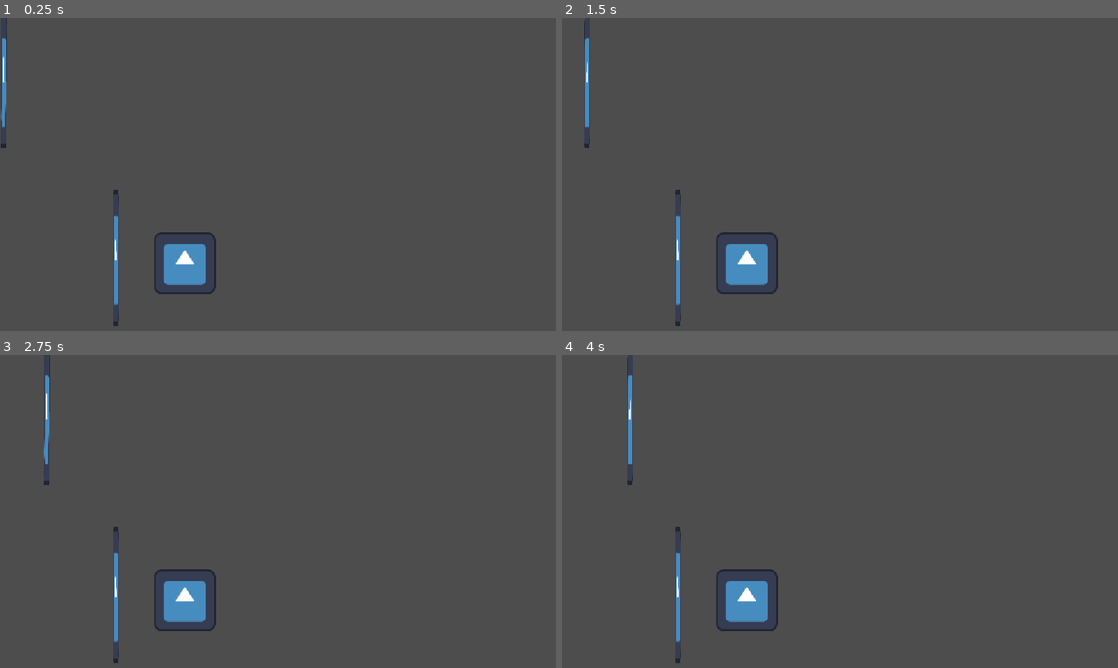
Above: before the commit, frames 1-4 (two rows, left to right).
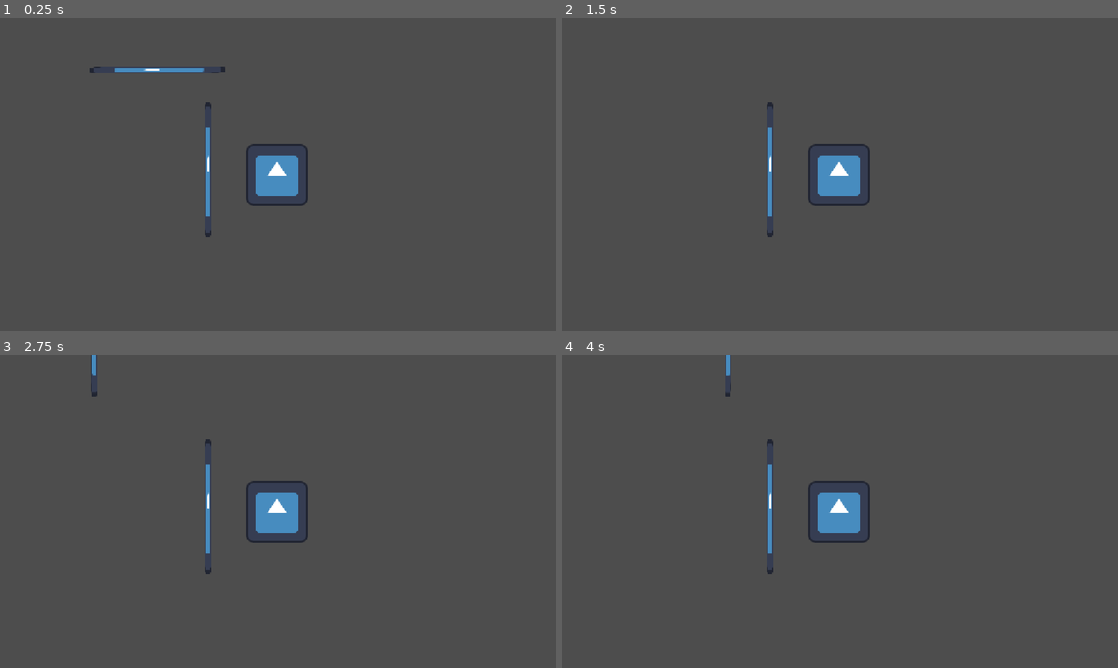
Above: after the commit, the same moments.

Repository: Chickenhatter/horizon-get-to-class
Game: Godot game, scene res://scenes/getting_to.tscn
Two runs of this game, one before a commit and one after it. Both use one fixed random seed, a clock stepped at 60 frames per second and the inputs below. The project has no main scene, so this scene is started directly. The engine's default icon, where the game draws it, is replaced by a stand-in: a white triangle on a blue panel in a dark square.
Inputs (mouse positions are in pixels of both pictures, inside the frame that each line leads up to):
- Up to frame 1 (0.25 s): no input
- Up to frame 2 (1.5 s): tap Enter at 0.5 s; move the mouse to (962, 158) at 0.52 s; hold Right 0.53-1.28 s; tap Alt at 0.6 s; click (962, 158) at 0.67 s; move the mouse to (728, 190) at 1.27 s; hold Down from 1.28 s (still down); tap Shift at 1.35 s
- Up to frame 3 (2.75 s): move the mouse to (333, 442) at 2.02 s; release Down at 2.03 s; hold Right from 2.03 s (still down); tap Alt at 2.1 s
- Up to frame 4 (4 s): move the mouse to (812, 574) at 2.77 s; release Right at 2.78 s; hold Up 2.78-3.53 s; tap Shift at 2.85 s; click (812, 574) at 2.92 s; move the mouse to (1006, 558) at 3.52 s; hold Left from 3.53 s (still down); tap Alt at 3.6 s

The runs differ from the first frame. In frame 1, 3.5% of the frame differs, in the area x 0-56%, y 0-99%; in frame 2, 3.2%; in frame 3, 3.3%; in frame 4, 3.3%.

Commit message:
1hr 31 started work on code for deciding class

Diff:
--- a/code/character.gd
+++ b/code/character.gd
@@ -5,7 +5,6 @@
 const JUMP_VELOCITY = -400.0
 var direct = "none"
 func _physics_process(delta: float) -> void:
-	$"../../Node2D/Path2D/PathFollow2D".progress_ratio += delta/100
 	var movement = Vector2.ZERO
 	if Input.is_action_pressed('ui_w'):
 		movement = Vector2.UP.rotated(deg_to_rad(rotation_degrees))
--- /dev/null
+++ b/code/classes_decider.gd
@@ -0,0 +1,107 @@
+extends Node2D
+var clas = 'none'
+var positio = 'none'
+# Called when the node enters the scene tree for the first time.
+func _ready() -> void:
+	find_new()
+
+
+# Called every frame. 'delta' is the elapsed time since the previous frame.
+func _process(delta: float) -> void:
+	pass
+
+func find_new():
+	var random = randi_range(1,10)
+	if random == 1:
+		clas = "eng"
+		positio = $eng.global_position
+	elif random == 2:
+		clas = "pe"
+		positio = $pe.global_position
+	elif random == 3:
+		clas = "re"
+		positio = $re.global_position
+	elif random == 4:
+		clas = "mat"
+		positio = $mat.global_position
+	elif random == 5:
+		clas = "csc"
+		positio = $csc.global_position
+	elif random == 6:
+		clas = "phy"
+		positio = $phy.global_position
+	elif random == 7:
+		clas = "che"
+		positio = $che.global_position
+
+
+func _on_eng_body_entered(body: Node2D) -> void:
+	pass # Replace with function body.
+
+
+func _on_eng_body_exited(body: Node2D) -> void:
+	pass # Replace with function body.
+
+
+func _on_pe_body_entered(body: Node2D) -> void:
+	pass # Replace with function body.
+
+
+func _on_pe_body_exited(body: Node2D) -> void:
+	pass # Replace with function body.
+
+
+func _on_re_body_exited(body: Node2D) -> void:
+	pass # Replace with function body.
+
+
+func _on_re_body_entered(body: Node2D) -> void:
+	pass # Replace with function body.
+
+
+func _on_mat_body_entered(body: Node2D) -> void:
+	pass # Replace with function body.
+
+
+func _on_mat_body_exited(body: Node2D) -> void:
+	pass # Replace with function body.
+
+
+func _on_csc_body_entered(body: Node2D) -> void:
+	pass # Replace with function body.
+
+
+func _on_csc_body_exited(body: Node2D) -> void:
+	pass # Replace with function body.
+
+
+func _on_phy_body_entered(body: Node2D) -> void:
+	pass # Replace with function body.
+
+
+func _on_phy_body_exited(body: Node2D) -> void:
+	pass # Replace with function body.
+
+
+func _on_che_body_entered(body: Node2D) -> void:
+	pass # Replace with function body.
+
+
+func _on_che_body_exited(body: Node2D) -> void:
+	pass # Replace with function body.
+
+
+func _on_bio_body_entered(body: Node2D) -> void:
+	pass # Replace with function body.
+
+
+func _on_bio_body_exited(body: Node2D) -> void:
+	pass # Replace with function body.
+
+
+func _on_sst_body_entered(body: Node2D) -> void:
+	pass # Replace with function body.
+
+
+func _on_sst_body_exited(body: Node2D) -> void:
+	pass # Replace with function body.
--- a/code/moving1.gd
+++ b/code/moving1.gd
@@ -10,6 +10,7 @@
 	last_position = global_position
 
 func _physics_process(delta: float) -> void:
+	$"..".progress_ratio += delta/30
 	var current_velocity = (global_position - last_position) / delta
 	last_position = global_position
 	velocity = current_velocity
--- a/scenes/getting_to.tscn
+++ b/scenes/getting_to.tscn
@@ -3,6 +3,7 @@
 [ext_resource type="Script" uid="uid://ii24m7exwefq" path="res://code/character.gd" id="1_2gn6n"]
 [ext_resource type="Texture2D" uid="uid://4q335xxs2p" path="res://icon.svg" id="2_l0a5c"]
 [ext_resource type="Script" uid="uid://ddhb5d6cw035w" path="res://code/moving1.gd" id="3_4m780"]
+[ext_resource type="Script" uid="uid://c1r628slsblxt" path="res://code/classes_decider.gd" id="4_ku5y5"]
 
 [sub_resource type="CircleShape2D" id="CircleShape2D_rpb1b"]
 radius = 21.0
@@ -16,6 +17,24 @@
 [sub_resource type="RectangleShape2D" id="RectangleShape2D_ku5y5"]
 size = Vector2(13, 269)
 
+[sub_resource type="RectangleShape2D" id="RectangleShape2D_7xrwy"]
+
+[sub_resource type="RectangleShape2D" id="RectangleShape2D_rpb1b"]
+
+[sub_resource type="RectangleShape2D" id="RectangleShape2D_5m13b"]
+
+[sub_resource type="RectangleShape2D" id="RectangleShape2D_nrcul"]
+
+[sub_resource type="RectangleShape2D" id="RectangleShape2D_spbo0"]
+
+[sub_resource type="RectangleShape2D" id="RectangleShape2D_plfo2"]
+
+[sub_resource type="RectangleShape2D" id="RectangleShape2D_a2ynx"]
+
+[sub_resource type="RectangleShape2D" id="RectangleShape2D_blw3f"]
+
+[sub_resource type="RectangleShape2D" id="RectangleShape2D_7g8u7"]
+
 [node name="Node2D" type="Node2D" unique_id=1944338401]
 
 [node name="Node2D" type="Node2D" parent="." unique_id=936495232]
@@ -23,6 +42,7 @@
 [node name="character" type="Node2D" parent="Node2D" unique_id=1100738879]
 
 [node name="Sprite2D" type="Sprite2D" parent="Node2D/character" unique_id=1884422781]
+visible = false
 
 [node name="CharacterBody2D" type="CharacterBody2D" parent="Node2D/character" unique_id=1174257859]
 position = Vector2(385, 507)
@@ -40,38 +60,109 @@
 
 [node name="Sprite2D2" type="Sprite2D" parent="Node2D/character/CharacterBody2D" unique_id=357097519]
 
-[node name="Node2D" type="Node2D" parent="Node2D" unique_id=1781502234]
+[node name="Camera2D" type="Camera2D" parent="Node2D/character/CharacterBody2D" unique_id=2056227625]
 
-[node name="Path2D" type="Path2D" parent="Node2D/Node2D" unique_id=1999616336]
+[node name="people" type="Node2D" parent="Node2D" unique_id=1781502234]
+
+[node name="students" type="Path2D" parent="Node2D/people" unique_id=1999616336]
 curve = SubResource("Curve2D_4m780")
 
-[node name="PathFollow2D" type="PathFollow2D" parent="Node2D/Node2D/Path2D" unique_id=1386723021]
-position = Vector2(2, -1)
-rotation = 0.0035304355
+[node name="PathFollow2D" type="PathFollow2D" parent="Node2D/people/students" unique_id=1386723021]
+position = Vector2(4.9673557, 317.67856)
+rotation = -1.573813
+progress = 3242.4343
 
-[node name="CharacterBody2D" type="CharacterBody2D" parent="Node2D/Node2D/Path2D/PathFollow2D" unique_id=1366225198]
+[node name="CharacterBody2D" type="CharacterBody2D" parent="Node2D/people/students/PathFollow2D" unique_id=1366225198]
 platform_floor_layers = 0
 script = ExtResource("3_4m780")
 
-[node name="CollisionShape2D" type="CollisionShape2D" parent="Node2D/Node2D/Path2D/PathFollow2D/CharacterBody2D" unique_id=1704654837]
+[node name="CollisionShape2D" type="CollisionShape2D" parent="Node2D/people/students/PathFollow2D/CharacterBody2D" unique_id=1704654837]
 position = Vector2(-3.5, 124.5)
 shape = SubResource("RectangleShape2D_ku5y5")
 
-[node name="Icon" type="Sprite2D" parent="Node2D/Node2D/Path2D/PathFollow2D/CharacterBody2D" unique_id=1282611516]
+[node name="Icon" type="Sprite2D" parent="Node2D/people/students/PathFollow2D/CharacterBody2D" unique_id=1282611516]
 position = Vector2(-3, 130)
 scale = Vector2(0.09374999, 2.1875)
 texture = ExtResource("2_l0a5c")
 
-[node name="CharacterBody2D" type="CharacterBody2D" parent="Node2D/Node2D" unique_id=1368067390]
+[node name="CharacterBody2D" type="CharacterBody2D" parent="Node2D/people" unique_id=1368067390]
 position = Vector2(243, 367)
 platform_floor_layers = 0
-script = ExtResource("3_4m780")
 
-[node name="CollisionShape2D" type="CollisionShape2D" parent="Node2D/Node2D/CharacterBody2D" unique_id=541101642]
+[node name="CollisionShape2D" type="CollisionShape2D" parent="Node2D/people/CharacterBody2D" unique_id=541101642]
 position = Vector2(-3.5, 124.5)
 shape = SubResource("RectangleShape2D_ku5y5")
 
-[node name="Icon" type="Sprite2D" parent="Node2D/Node2D/CharacterBody2D" unique_id=329799821]
+[node name="Icon" type="Sprite2D" parent="Node2D/people/CharacterBody2D" unique_id=329799821]
 position = Vector2(-3, 130)
 scale = Vector2(0.09374999, 2.1875)
 texture = ExtResource("2_l0a5c")
+
+[node name="classes" type="Node2D" parent="Node2D" unique_id=2028233519]
+
+[node name="classes" type="Node2D" parent="Node2D/classes" unique_id=565763986]
+script = ExtResource("4_ku5y5")
+
+[node name="eng" type="Area2D" parent="Node2D/classes/classes" unique_id=430522881]
+
+[node name="CollisionShape2D" type="CollisionShape2D" parent="Node2D/classes/classes/eng" unique_id=355235066]
+shape = SubResource("RectangleShape2D_7xrwy")
+
+[node name="pe" type="Area2D" parent="Node2D/classes/classes" unique_id=1087509330]
+
+[node name="CollisionShape2D" type="CollisionShape2D" parent="Node2D/classes/classes/pe" unique_id=1400206552]
+shape = SubResource("RectangleShape2D_rpb1b")
+
+[node name="re" type="Area2D" parent="Node2D/classes/classes" unique_id=2085528008]
+
+[node name="CollisionShape2D" type="CollisionShape2D" parent="Node2D/classes/classes/re" unique_id=112957785]
+shape = SubResource("RectangleShape2D_5m13b")
+
+[node name="mat" type="Area2D" parent="Node2D/classes/classes" unique_id=1246068931]
+
+[node name="CollisionShape2D" type="CollisionShape2D" parent="Node2D/classes/classes/mat" unique_id=1011862154]
+shape = SubResource("RectangleShape2D_nrcul")
+
+[node name="csc" type="Area2D" parent="Node2D/classes/classes" unique_id=1723114902]
+
+[node name="CollisionShape2D" type="CollisionShape2D" parent="Node2D/classes/classes/csc" unique_id=1450275505]
+shape = SubResource("RectangleShape2D_spbo0")
+
+[node name="phy" type="Area2D" parent="Node2D/classes/classes" unique_id=751494408]
+
+[node name="CollisionShape2D" type="CollisionShape2D" parent="Node2D/classes/classes/phy" unique_id=1028511211]
+shape = SubResource("RectangleShape2D_plfo2")
+
+[node name="che" type="Area2D" parent="Node2D/classes/classes" unique_id=296019465]
+
+[node name="CollisionShape2D" type="CollisionShape2D" parent="Node2D/classes/classes/che" unique_id=218601183]
+shape = SubResource("RectangleShape2D_a2ynx")
+
+[node name="bio" type="Area2D" parent="Node2D/classes/classes" unique_id=1453405495]
+
+[node name="CollisionShape2D" type="CollisionShape2D" parent="Node2D/classes/classes/bio" unique_id=1294642238]
+shape = SubResource("RectangleShape2D_blw3f")
+
+[node name="sst" type="Area2D" parent="Node2D/classes/classes" unique_id=1919967737]
+
+[node name="CollisionShape2D" type="CollisionShape2D" parent="Node2D/classes/classes/sst" unique_id=1594474206]
+shape = SubResource("RectangleShape2D_7g8u7")
+
+[connection signal="body_entered" from="Node2D/classes/classes/eng" to="Node2D/classes/classes" method="_on_eng_body_entered"]
+[connection signal="body_exited" from="Node2D/classes/classes/eng" to="Node2D/classes/classes" method="_on_eng_body_exited"]
+[connection signal="body_entered" from="Node2D/classes/classes/pe" to="Node2D/classes/classes" method="_on_pe_body_entered"]
+[connection signal="body_exited" from="Node2D/classes/classes/pe" to="Node2D/classes/classes" method="_on_pe_body_exited"]
+[connection signal="body_entered" from="Node2D/classes/classes/re" to="Node2D/classes/classes" method="_on_re_body_entered"]
+[connection signal="body_exited" from="Node2D/classes/classes/re" to="Node2D/classes/classes" method="_on_re_body_exited"]
+[connection signal="body_entered" from="Node2D/classes/classes/mat" to="Node2D/classes/classes" method="_on_mat_body_entered"]
+[connection signal="body_exited" from="Node2D/classes/classes/mat" to="Node2D/classes/classes" method="_on_mat_body_exited"]
+[connection signal="body_entered" from="Node2D/classes/classes/csc" to="Node2D/classes/classes" method="_on_csc_body_entered"]
+[connection signal="body_exited" from="Node2D/classes/classes/csc" to="Node2D/classes/classes" method="_on_csc_body_exited"]
+[connection signal="body_entered" from="Node2D/classes/classes/phy" to="Node2D/classes/classes" method="_on_phy_body_entered"]
+[connection signal="body_exited" from="Node2D/classes/classes/phy" to="Node2D/classes/classes" method="_on_phy_body_exited"]
+[connection signal="body_entered" from="Node2D/classes/classes/che" to="Node2D/classes/classes" method="_on_che_body_entered"]
+[connection signal="body_exited" from="Node2D/classes/classes/che" to="Node2D/classes/classes" method="_on_che_body_exited"]
+[connection signal="body_entered" from="Node2D/classes/classes/bio" to="Node2D/classes/classes" method="_on_bio_body_entered"]
+[connection signal="body_exited" from="Node2D/classes/classes/bio" to="Node2D/classes/classes" method="_on_bio_body_exited"]
+[connection signal="body_entered" from="Node2D/classes/classes/sst" to="Node2D/classes/classes" method="_on_sst_body_entered"]
+[connection signal="body_exited" from="Node2D/classes/classes/sst" to="Node2D/classes/classes" method="_on_sst_body_exited"]
Not shown, added: code/classes_decider.gd.uid
